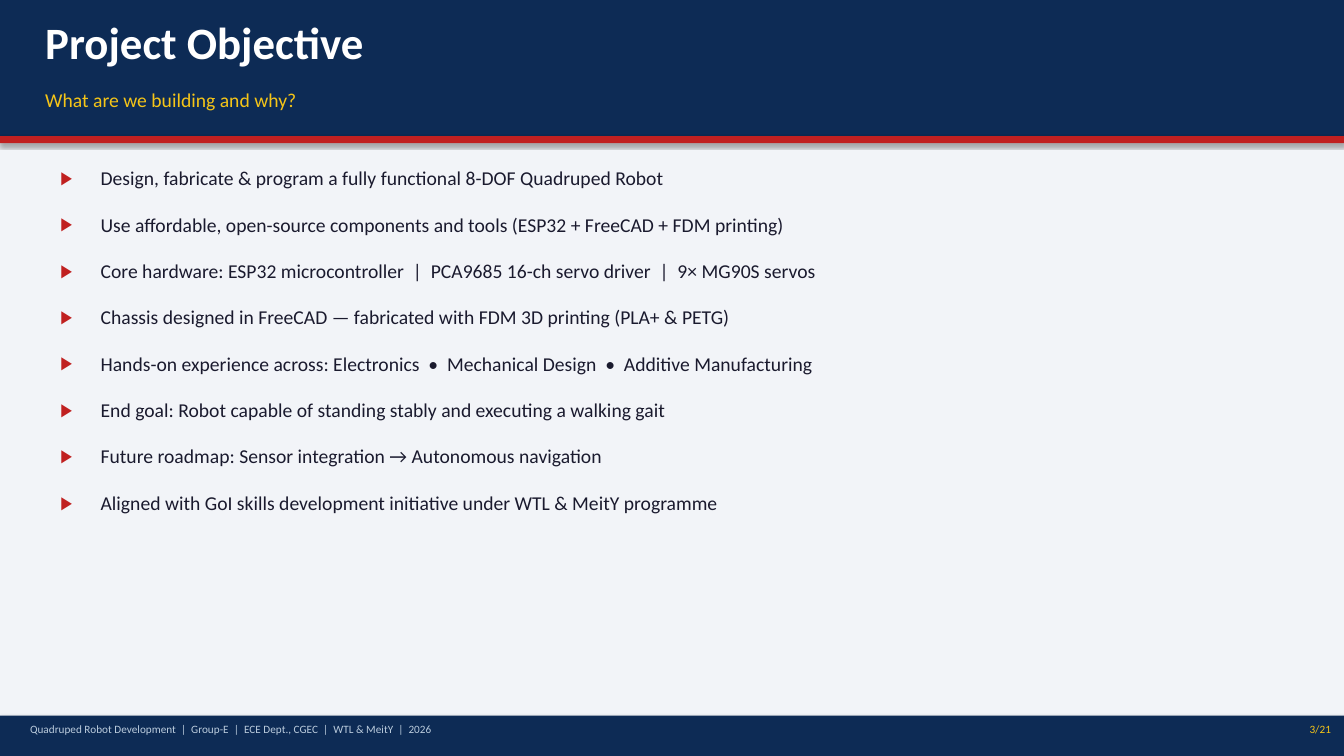
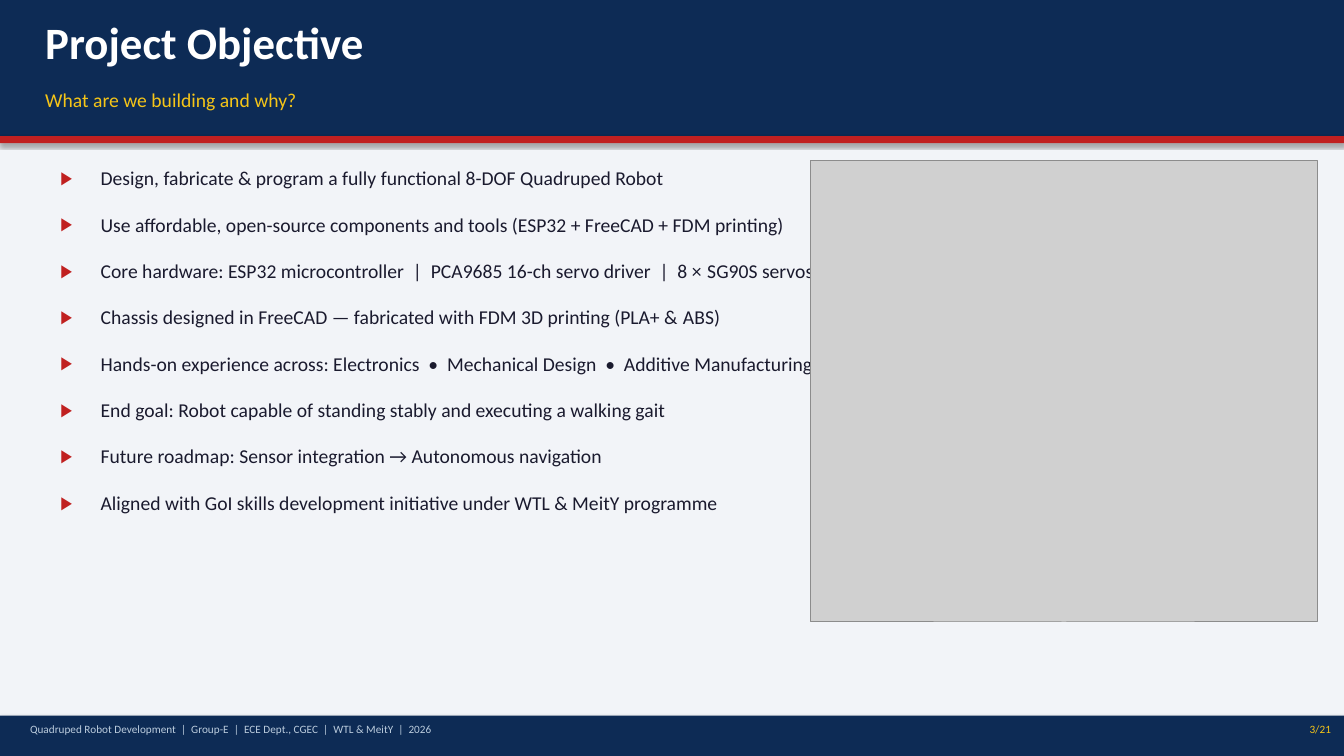
Before and after one commit to Biraj2004/3D-QuadrupedBot-Report, a slide deck: slide 3 of Quadruped_Robot_Presentation.pptx. Drawn at 1344x756 pixels with LibreOffice and Linux fonts; fonts in the diff are those of the drawing; grey boxes stand for pictures. Boxes give left, top, right and bottom in pixels: in the first picture for what was removed or moved away, otherwise in the second. Text is boxed around its words. In the diff, an @@ line names an element or a change of style, - is before the commit and + after.

Commit message:
fix(3D_REPORT): correct material specifications and remove head rotation references
- Change PLA+ references to PLA for core structural components
- Change PETG references to ABS for leg components and engineering filaments
- Remove CH8 head servo channel from servo mapping and wiring diagram
- Remove head rotation DOF reference from project objectives
- Remove head servo mount from core plate specifications
- Update robot top-view diagram to remove head servo positioning
- Correct spacing and formatting inconsistencies throughout document
- Align material specifications with actual fabrication approach

```diff
--- a/Quadruped_Robot_Presentation.pptx
+++ b/Quadruped_Robot_Presentation.pptx
@@ picture added at [811,160,1318,622] @@
@@ text at [101,262,813,284]: text changed @@
-Core hardware: ESP32 microcontroller | PCA9685 16-ch servo driver | 9× MG90S servos
+Core hardware: ESP32 microcontroller | PCA9685 16-ch servo driver | 8 × SG90S servos
@@ text at [101,310,720,328]: text changed @@
-Chassis designed in FreeCAD — fabricated with FDM 3D printing (PLA+ & PETG)
+Chassis designed in FreeCAD — fabricated with FDM 3D printing (PLA+ & ABS)
```
Also in this commit, not shown: 13 other slides changed, 1 other file.
